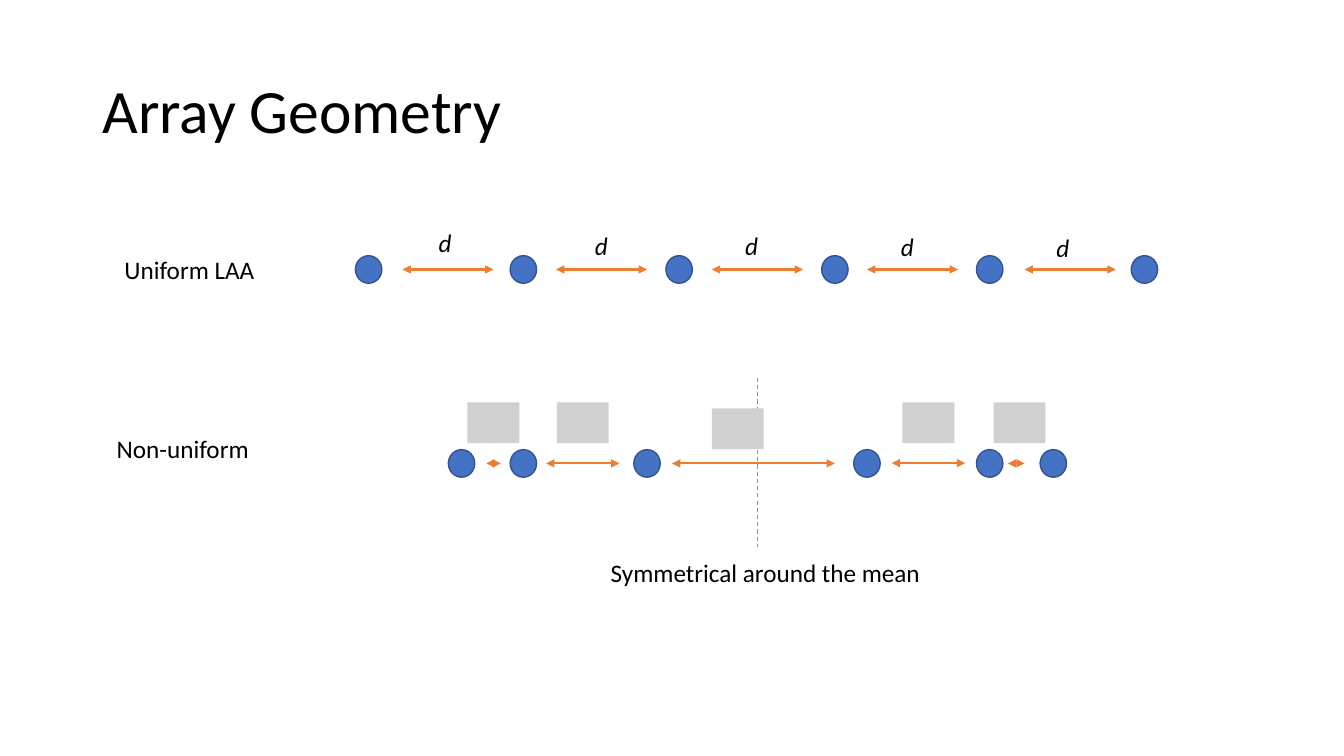
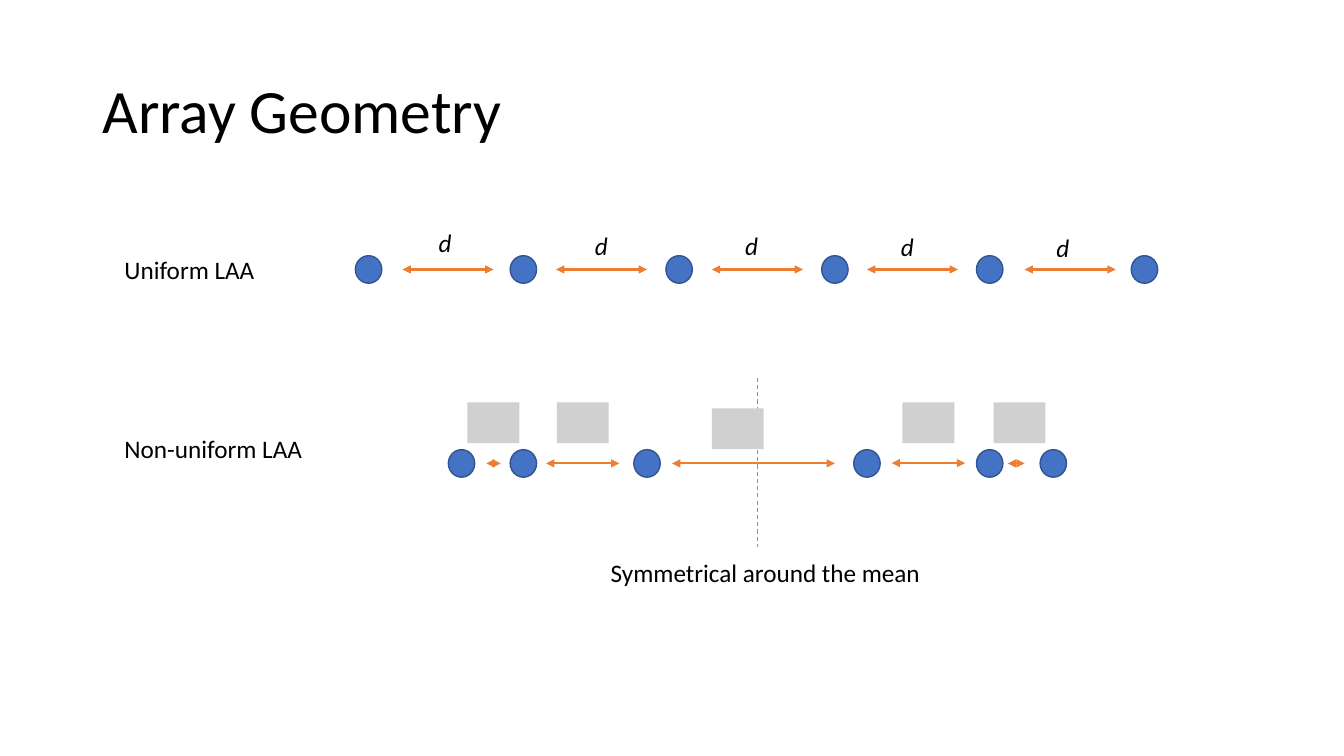
Before and after one commit to WaltDeyzel/thesis-2021, a slide deck: slide 13 of Oral presentation/Grating Lobes.pptx. Drawn at 1344x756 pixels with LibreOffice and Linux fonts; fonts in the diff are those of the drawing; grey boxes stand for pictures. Boxes give left, top, right and bottom in pixels: in the first picture for what was removed or moved away, otherwise in the second. Text is boxed around its words. In the diff, an @@ line names an element or a change of style, - is before the commit and + after.

```diff
--- a/Oral presentation/Grating Lobes.pptx
+++ b/Oral presentation/Grating Lobes.pptx
@@ text at (124, 440, 302, 458): text changed @@
-Non-uniform
+Non-uniform LAA
```
Also in this commit, not shown: 11 other slides changed, 5 other files.
